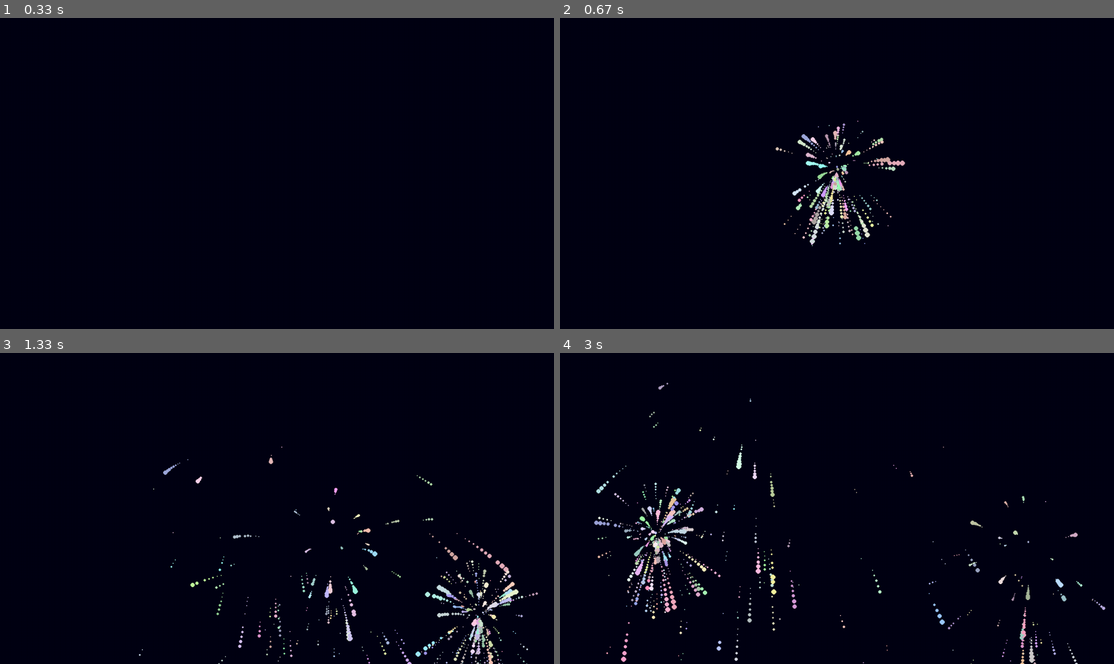
Above: before the commit, frames 1-4 (two rows, left to right).
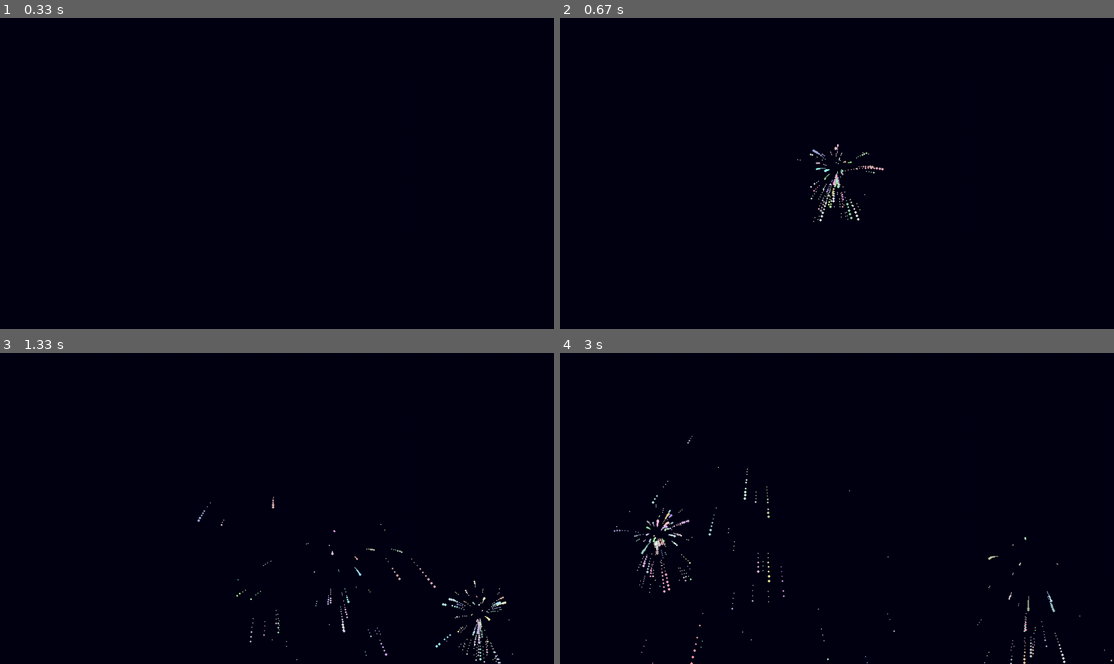
Above: after the commit, the same moments.

Repository: crawlic-stud/fireworks-simulation-pygame
Game: pygame game, started from src/main.py
The game is run twice, just before and just after one commit, with the same random seed, the same clock (stepped at 60 frames per second) and the same inputs.
Inputs (mouse positions are in pixels of both pictures, inside the frame that each line leads up to):
- Up to frame 1 (0.33 s): no input
- Up to frame 2 (0.67 s): click (837, 173) at 0.38 s
- Up to frame 3 (1.33 s): click (332, 576) at 0.72 s; click (481, 617) at 1.05 s
- Up to frame 4 (3 s): click (704, 446) at 1.38 s; click (837, 545) at 1.72 s; click (759, 443) at 2.05 s; click (1030, 589) at 2.38 s; click (654, 539) at 2.72 s

Frame 1 is identical in both runs. In frame 2, 1.6% of the frame differs, in the area x 38-63%, y 33-74%; in frame 3, 2.4%; in frame 4, 3.1%, in the area x 6-100%, y 9-100%.

Commit message:
refactoring + readme

Diff:
--- a/Effect.py
+++ b/src/Effect.py
@@ -1,3 +1,5 @@
+import random
+
 from config import WIDTH, HEIGHT
 
 
@@ -8,7 +10,7 @@
     def append(self, particles_array):
         self.particles += particles_array
         for particle in self.particles:
-            self.particles += [particle.trace()] if particle.trace_shrink_speed else []
+            self.add_trace(particle)
 
     def remove_particle(self, particle):
         if any([particle.radius < 0,
@@ -16,8 +18,11 @@
                 particle.y < -particle.radius, particle.y > HEIGHT + particle.radius]):
             self.particles.remove(particle)
 
+    def add_trace(self, particle):
+        self.particles += [particle.trace()] if particle.trace_shrink_speed else []
+
     def draw(self, screen):
         for particle in self.particles:
-            self.particles += [particle.trace()] if particle.trace_shrink_speed else []
+            self.add_trace(particle)
             self.remove_particle(particle)
             particle.draw(screen)
--- a/Particle.py
+++ b/src/Particle.py
@@ -1,3 +1,4 @@
+import random
 import pygame
 
 
--- a/effects.py
+++ b/src/effects.py
@@ -9,8 +9,8 @@
     return dy
 
 
-def explosion(pos, amount=300, explosion_radius=10, gravity=0.2):
-    particles = [Particle(random.randint(3, 7), pos, (random.randint(150, 255), random.randint(150, 255), random.randint(150, 255))) for _ in range(amount)]
+def explosion(pos, amount=300, explosion_radius=7, gravity=0.2):
+    particles = [Particle(random.randint(2, 4), pos, (random.randint(150, 255), random.randint(150, 255), random.randint(150, 255))) for _ in range(amount)]
 
     for i, particle in enumerate(particles):
 
@@ -21,6 +21,6 @@
         particles[i].direction = dx, dy
         particles[i].shrink_speed = random.random() / 2
         particles[i].gravity = gravity
-        particles[i].trace_shrink_speed = random.randint(50, 100) / 100
+        particles[i].trace_shrink_speed = random.randint(30, 50) / 100
 
     return particles
--- a/main.py
+++ b/src/main.py
@@ -1,5 +1,5 @@
 import pygame
-from effects import explosion, explosion
+from effects import explosion
 from Effect import Effect
 from config import *
 
@@ -7,7 +7,7 @@
 class App:
     CLOCK = pygame.time.Clock()
     SCREEN = pygame.display.set_mode(SIZE)
-    pygame.display.set_caption('Fireworks demonstration')
+    pygame.display.set_caption('Fireworks simulation')
 
     def __init__(self):
         self.running = True
Not shown, added: README.md
Renamed: config.py -> src/config.py
